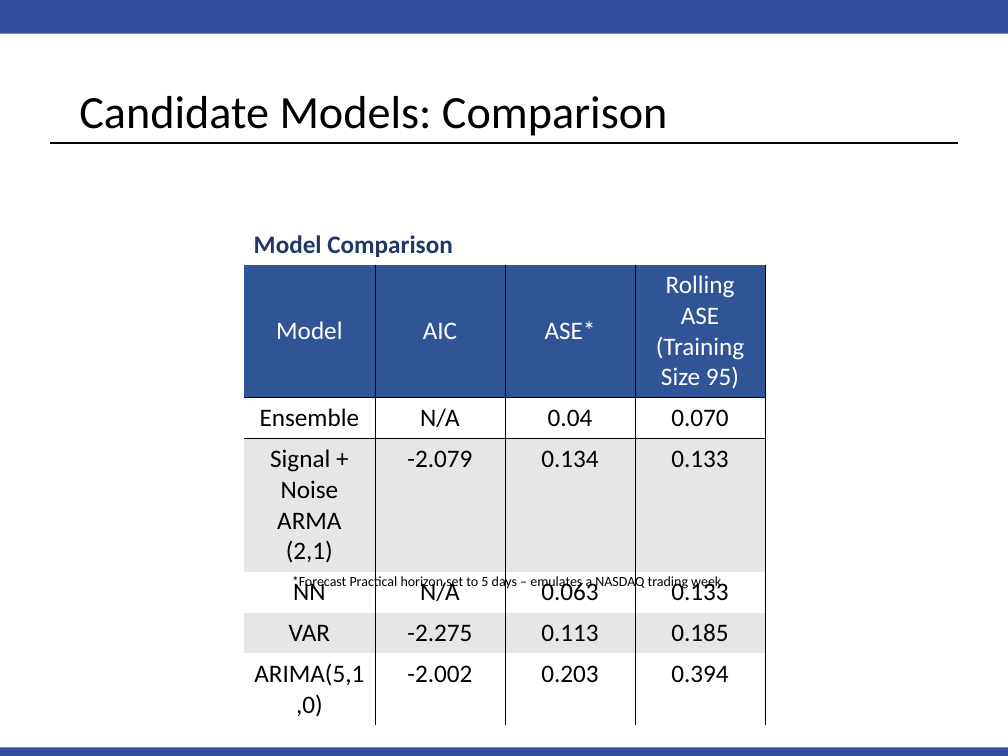
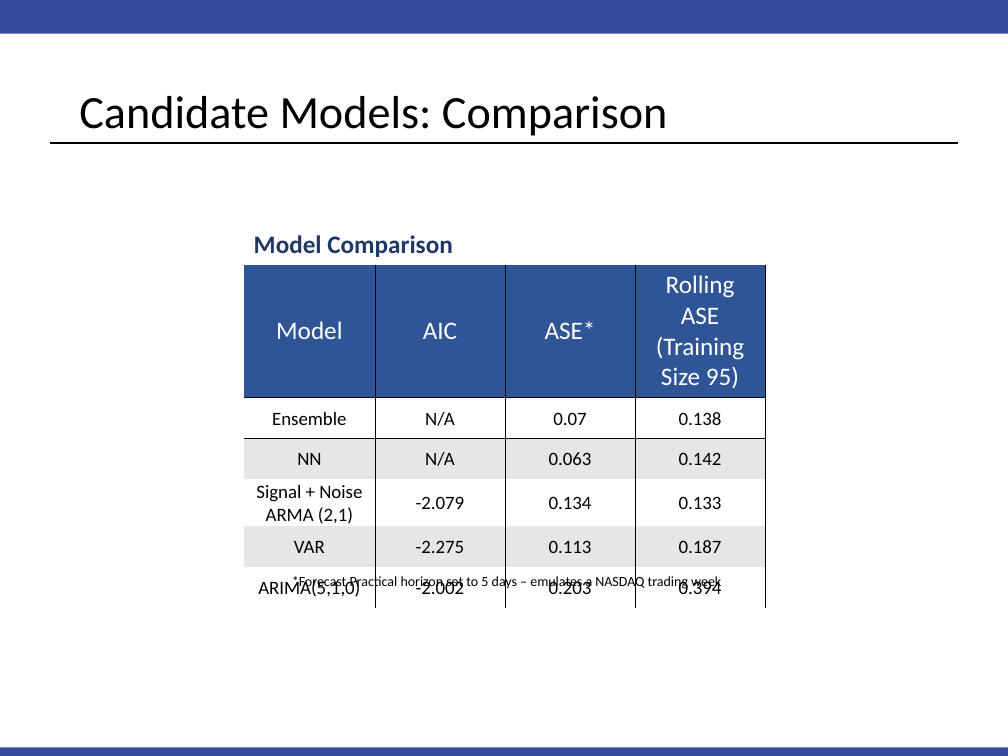
Before and after one commit to PaulAdams4361/Time-Series-Project, a slide deck: slide 12 of FinalPresentation.pptx. Drawn at 1008x756 pixels with LibreOffice and Linux fonts; fonts in the diff are those of the drawing. Boxes give left, top, right and bottom in pixels: in the first picture for what was removed or moved away, otherwise in the second. Text is boxed around its words. In the diff, an @@ line names an element or a change of style, - is before the commit and + after.

```diff
--- a/FinalPresentation.pptx
+++ b/FinalPresentation.pptx
@@ table at <box>244,264,765,601</box> @@
-row 2, column 3: 0.04
+row 2, column 3: 0.07
-row 2, column 4: 0.070
+row 2, column 4: 0.138
-row 3: Signal + Noise / ARMA (2,1) | -2.079 | 0.134 | 0.133
+row 3: NN | N/A | 0.063 | 0.142
-row 4: NN | N/A | 0.063 | 0.133
+row 4: Signal + Noise ARMA (2,1) | -2.079 | 0.134 | 0.133
-row 5, column 4: 0.185
+row 5, column 4: 0.187
@@ size 18 to 13.5 pt in "Ensemble", "N/A", "0.133", "VAR" and 6 more places @@
```
Also in this commit, not shown: 4 other slides changed.
